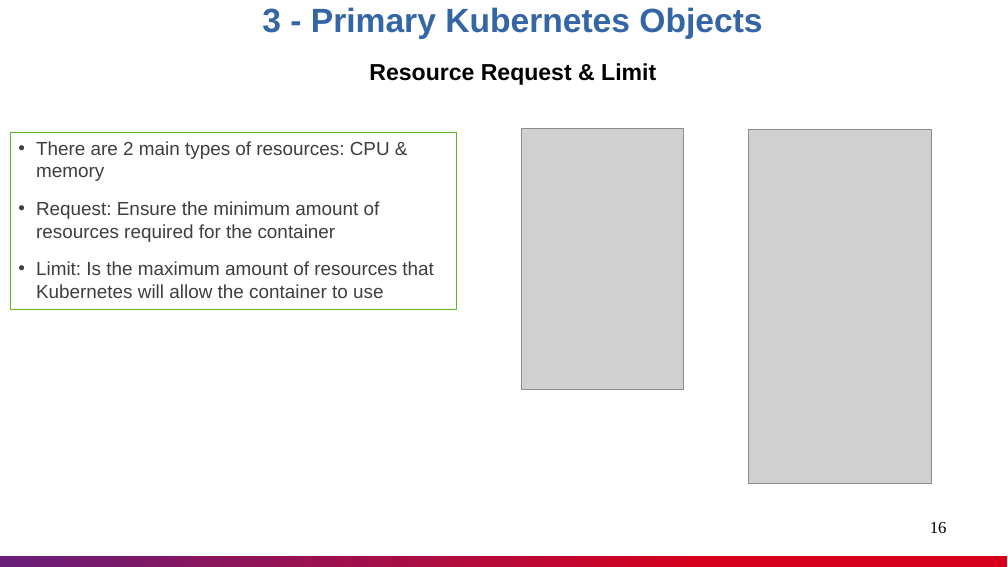
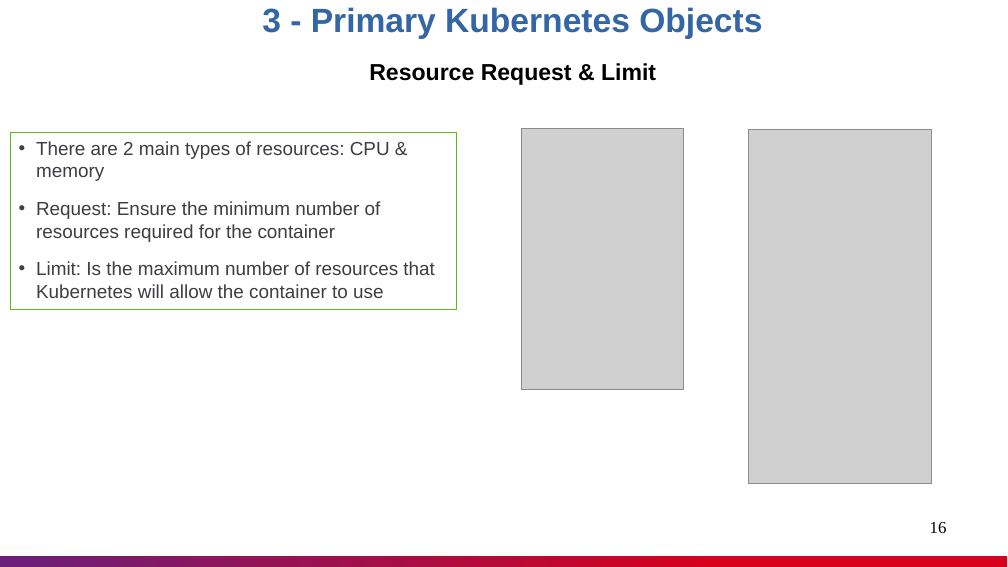
Before and after one commit to nashtech-garage/kubernetes, a slide deck: slide 16 of documents/K8s_Knowledge_Sharing.pptx. Drawn at 1008x567 pixels with LibreOffice and Linux fonts; fonts in the diff are those of the drawing; grey boxes stand for pictures. Boxes give left, top, right and bottom in pixels: in the first picture for what was removed or moved away, otherwise in the second. Text is boxed around its words. In the diff, an @@ line names an element or a change of style, - is before the commit and + after.

```diff
--- a/documents/K8s_Knowledge_Sharing.pptx
+++ b/documents/K8s_Knowledge_Sharing.pptx
@@ text in rectangle at bbox=[36, 201, 434, 298]: text changed @@
-• Request: Ensure the minimum amount of resources required for the container
-• Limit: Is the maximum amount of resources that Kubernetes will allow the container to use
+• Request: Ensure the minimum number of resources required for the container
+• Limit: Is the maximum number of resources that Kubernetes will allow the container to use
```
Also in this commit, not shown: 14 other slides changed, 1 slide added, 1 slide removed, 1 other file.
